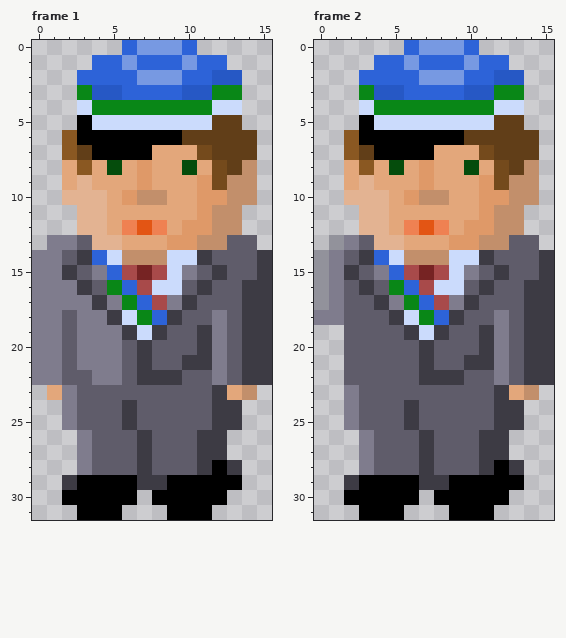
Two versions of one pixel-art file, art/cfe-ksv-1.aseprite. Above, as it was before the edit.
16x32 pixels, 3 frames. Shown: frame 1, frame 2. The commit also changed other frames, which this record leaves out.
The result:
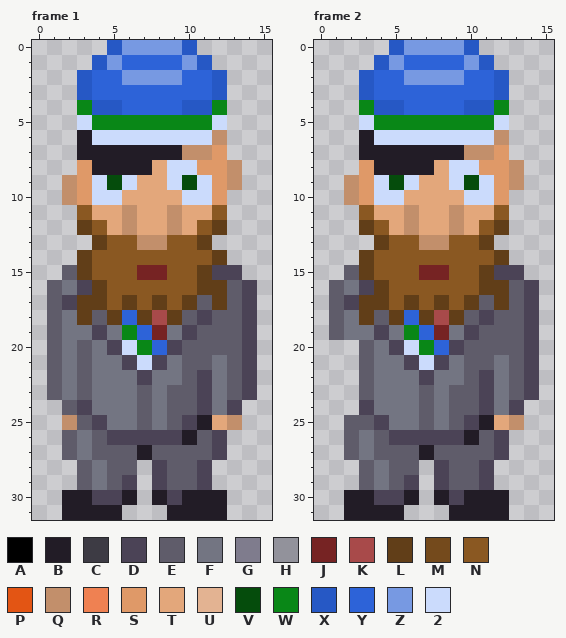
Palette (. is transparent): A #000000  B #221c26  C #3d3b44  D #4b4356  E #5f5c6a  F #737582  G #7f7c8d  H #92929b  J #762323  K #a84a4a  L #613e18  M #744a1c  N #8a5822  P #e35514  Q #c28f6b  R #ef8152  S #df9968  T #e3a77b  U #e3b392  V #054c0c  W #098717  X #2658c5  Y #2d63d8  Z #7799e2  2 #cbdbfc
Edits made:
Changed rows in their new state; - is an unchanged pixel.
Frame 1, layer "Layer 1":
first column x 0:
 0 -----XZ---X-----
 1 ----XZY----X.---
 2 ---X--Z------.--
 3 ---XYY----YYX.--
 4 ---WXXYYYYXXW.--
 5 ---2WWWWWWWW2.--
 6 --.B22222222Q..-
 7 --.BBBBBBBQQS..-
 8 --.SBBBB-22SSQ.-
 9 --QS2V2T-2V2S-.-
10 --QS22TTT-22-..-
11 ---NT-Q--Q-TN.--
12 ---LN-QTTQTNL.--
13 -...LNNQQNNL...-
14 ...LNNNNNNNNL...
15 ..ELNNN-JNNLDD..
16 .EFDLNNNNNNLL-D.
17 .EDLLNLNLNL-L-D.
18 .EFLELYLKL-DE-D.
19 .EFFDFWYJFDEE-D.
20 .EFEFD2WYD-EE-D.
21 .EFEFFD2DFEEF-D.
22 .EF-FFFDFF-DF-D.
23 -EF-FFF-F--DFED-
24 --EDFFF-F--DFD--
25 --Q-DFF-F-DBTQ--
26 --EF-DDDDDBED---
27 --EF---B---ED---
28 ---EF--.D--D..--
29 --.EFED.DEED..--
30 --BBDDB-BDBBB---
31 --BBBB---BBBB---
Frame 2, layer "Layer 1":
first column x 0:
 0 -----XZ---X-----
 1 ----XZY----X.---
 2 ---X--Z------.--
 3 ---XYY----YYX.--
 4 ---WXXYYYYXXW.--
 5 ---2WWWWWWWW2.--
 6 --.B22222222Q..-
 7 --.BBBBBBBQQS..-
 8 --.SBBBB-22SSQ.-
 9 --QS2V2T-2V2S-.-
10 --QS22TTT-22-..-
11 ---NT-Q--Q-TN.--
12 ---LN-QTTQTNL.--
13 -...LNNQQNNL...-
14 ...LNNNNNNNNL...
15 ..ELNNN-JNNLDD..
16 .EFDLNNNNNNLL-D.
17 .EDLLNLNLNL-L-D.
18 .EFL-LYLKL-DE-D.
19 -EFFDFWYJFDEE-D.
20 --.-FD2WYD-EE-D.
21 --.-FFD2DFEEF-D.
22 --.-FFFDFF-DF-D.
23 --.-FFF-F--DFED-
24 --.DFFF-F--DFD--
25 --E-DFF-F-DBTQ--
26 --EF-DDDDDBED---
27 --EF---B---ED---
28 ---EF--.D--D..--
29 --.EFED.DEED..--
30 --BBDDB-BDBBB---
31 --BBBB---BBBB---
